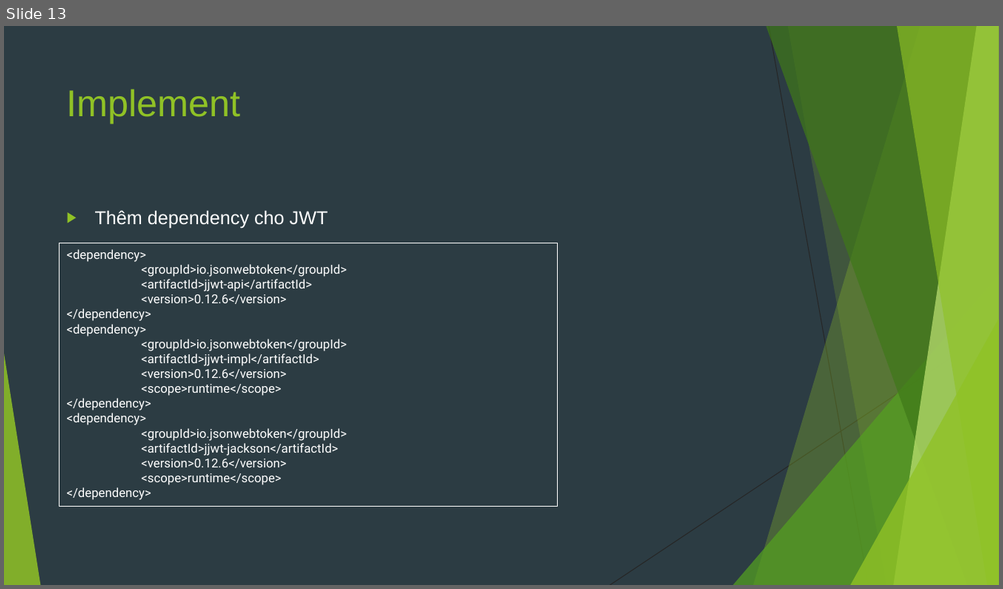
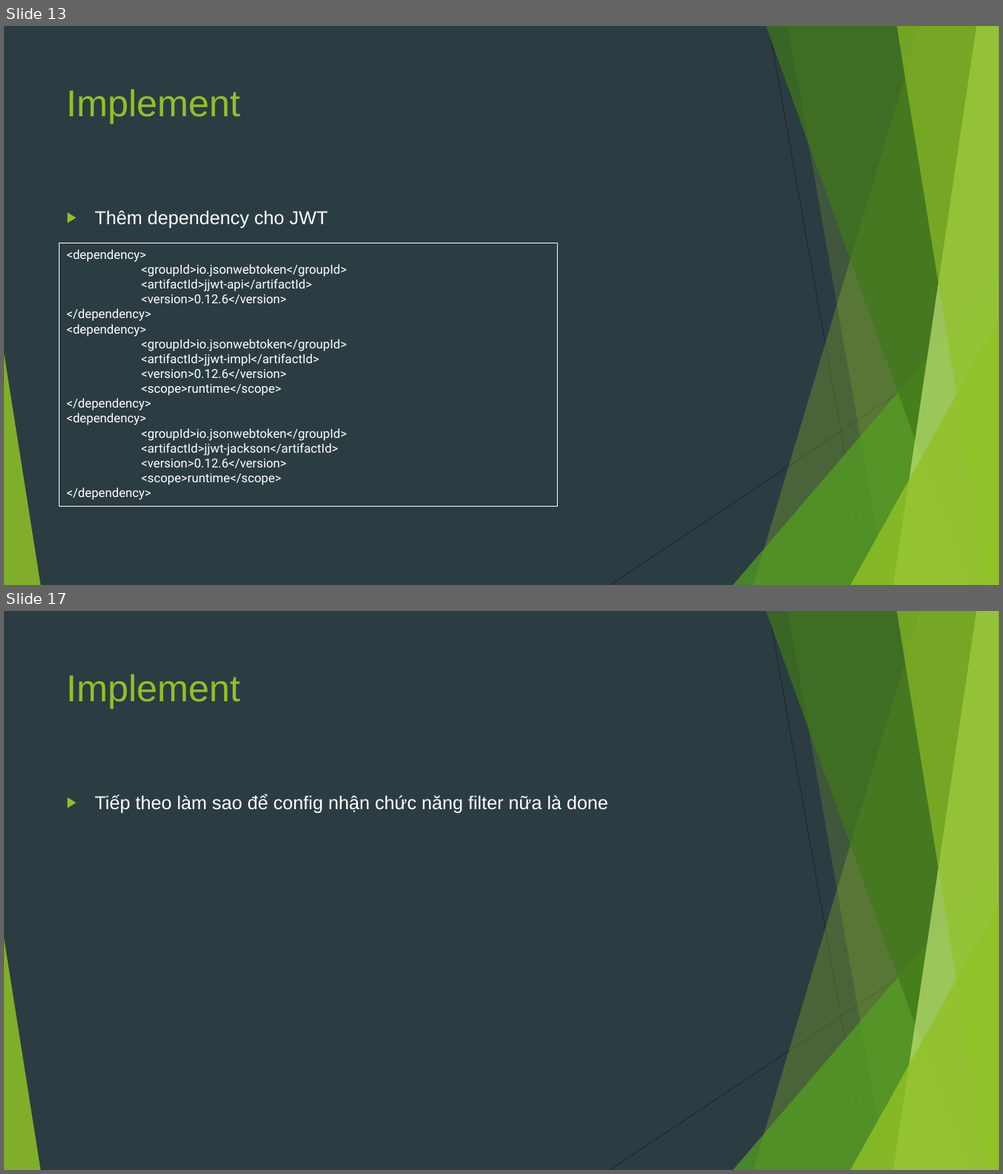
Before and after one commit to sobbingwind/SpringBoot, a slide deck: 11.Spring Security JWT.pptx. Shown one above the other, each under a label of ours: slide 13 before the commit, slides 13 and 17 after it; the slides between them are not shown. The pictures are 1003x589 and 1003x1174 pixels, drawn with LibreOffice and Linux fonts; fonts in the diff are those of the drawing. Boxes give left, top, right and bottom in pixels: in the first picture for what was removed or moved away, otherwise in the second. Text is boxed around its words. In the diff, an @@ line names an element or a change of style, - is before the commit and + after.

```diff
--- a/11.Spring Security JWT.pptx
+++ b/11.Spring Security JWT.pptx
@@ slide 17 added at (x1=4, y1=611, x2=999, y2=1170), background #2C3C43; not listed: 10 template elements that a slide beside it also shows @@
@@ title added at (x1=67, y1=674, x2=241, y2=709), 36 pt, text #90C226 @@
+Implement
@@ text added at (x1=95, y1=795, x2=608, y2=814), 18 pt, text #FFFFFF @@
+▶ Tiếp theo làm sao để config nhận chức năng filter nữa là done
```
Also in this commit, not shown: 1 slide changed, 3 other slides added.
